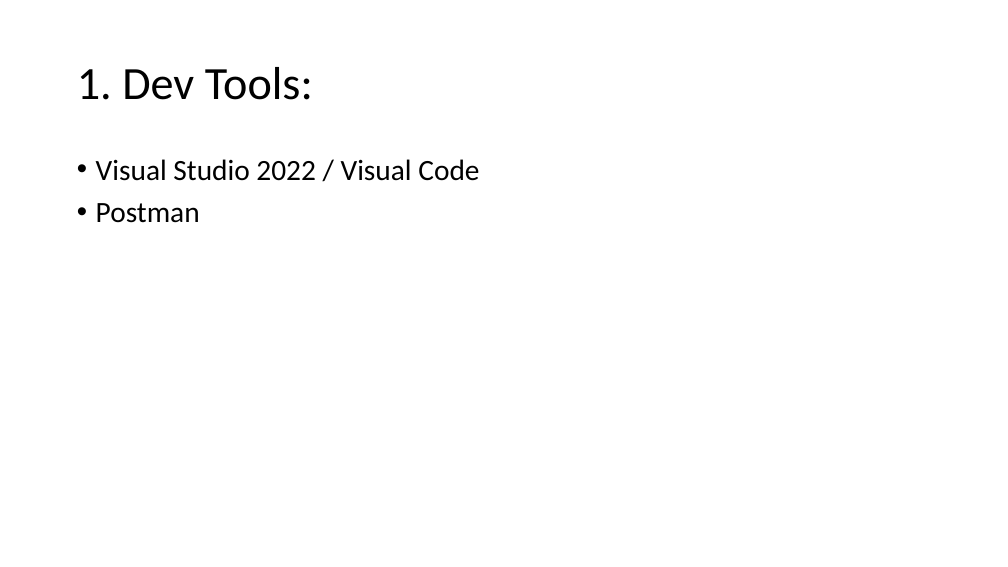
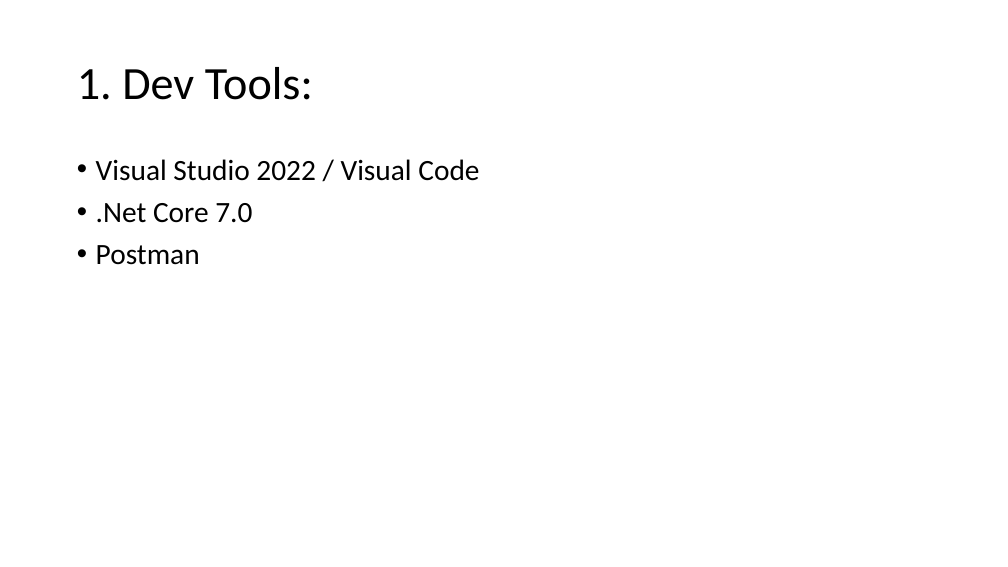
Before and after one commit to triplesix0209/dotnet.core, a slide deck: slide 2 of Document/Dev Guide.pptx. Drawn at 1008x567 pixels with LibreOffice and Linux fonts; fonts in the diff are those of the drawing. Boxes give left, top, right and bottom in pixels: in the first picture for what was removed or moved away, otherwise in the second. Text is boxed around its words. In the diff, an @@ line names an element or a change of style, - is before the commit and + after.

```diff
--- a/Document/Dev Guide.pptx
+++ b/Document/Dev Guide.pptx
@@ text at (x1=96, y1=203, x2=252, y2=223): paragraph added @@
+• .Net Core 7.0
```
Also in this commit, not shown: 11 other slides changed, 1 other file.
